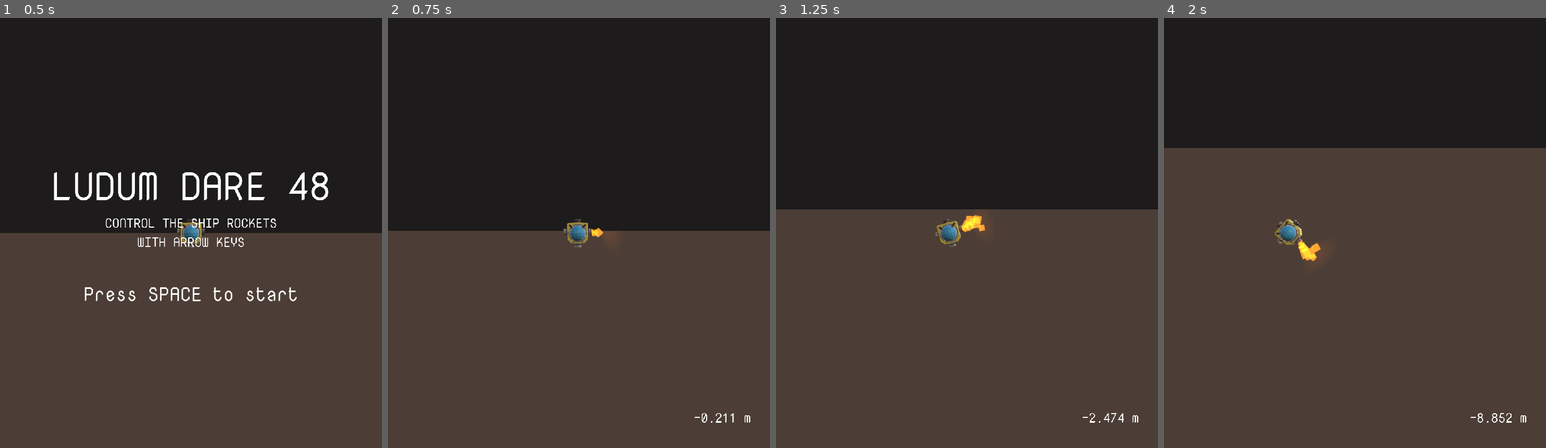
Above: before the commit, frames 1-4 (left to right).
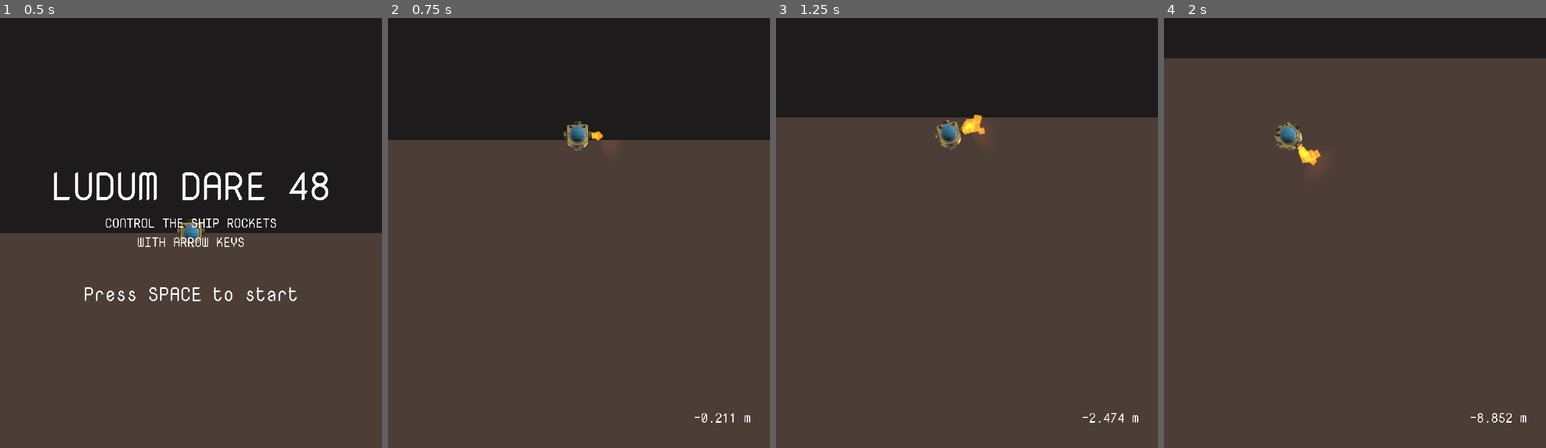
Above: after the commit, the same moments.

Repository: marksteve/SudoXE
Game: Godot game, scene res://Main.tscn
Two runs of this game, one before a commit and one after it. Both use one fixed random seed, a clock stepped at 60 frames per second and the inputs below.
Inputs:
- Up to frame 1 (0.5 s): no input
- Up to frame 2 (0.75 s): tap Space at 0.5 s; hold Right (ui_right) from 0.53 s (still down)
- Up to frame 3 (1.25 s): keep holding Right (ui_right); tap Enter (ui_accept) at 0.77 s
- Up to frame 4 (2 s): release Right (ui_right) at 1.28 s; hold Down (ui_down) from 1.28 s (still down); tap Enter (ui_accept) at 1.52 s

Frame 1 is identical in both runs. In frame 2, 22% of the frame differs, in the area x 0-100%, y 24-54%; in frame 3, 22%, in the area x 0-100%, y 22-54%; in frame 4, 21%.

Commit message:
Adjust camera mechanics

Diff:
--- a/Camera.gd
+++ b/Camera.gd
@@ -20,7 +20,7 @@
 	noise.octaves = 2
 
 func _process(delta):
-	self.translation.y = ship.translation.y
+	self.translation.y = lerp(self.translation.y, ship.translation.y - 10, 0.2)
 	if shake_amount > 0.0:
 		shake(shake_amount)
 		shake_amount = max(shake_amount - shake_decay * delta, 0)
